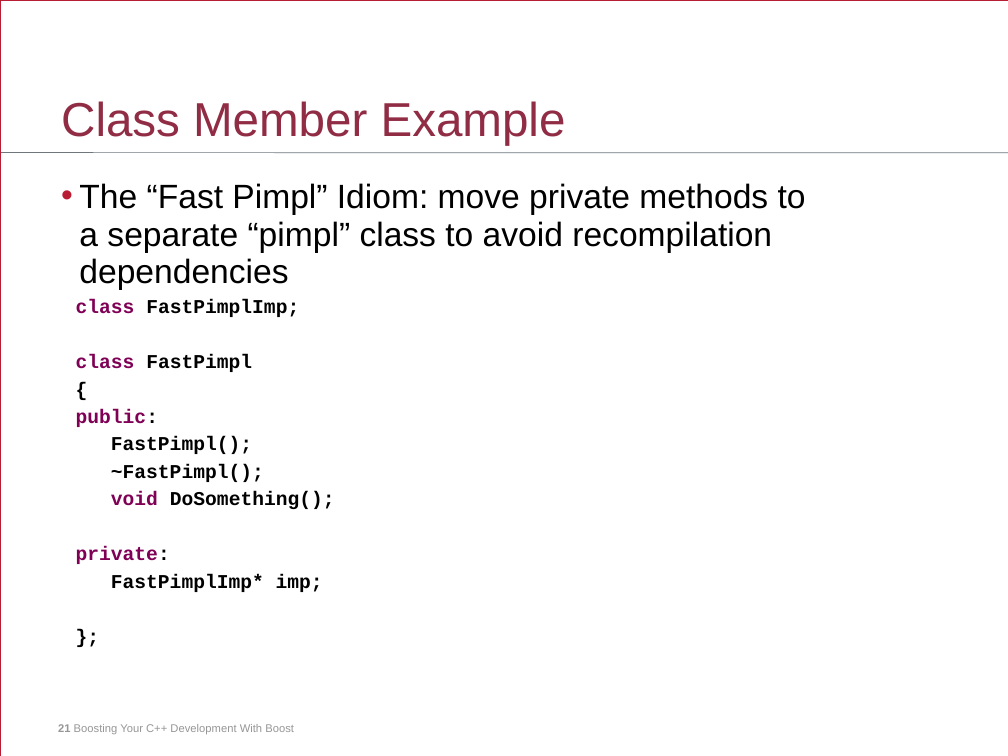
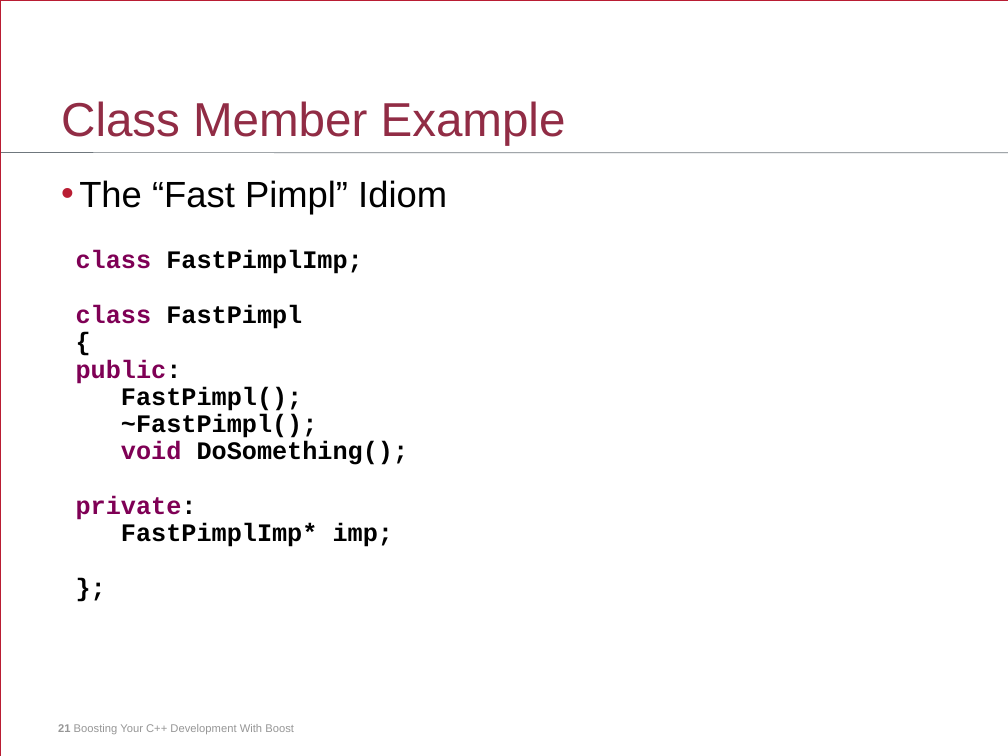
Before and after one commit to jurberg/boost-presentation, a slide deck: slide 21 of boost-presentation.ppt. Drawn at 1008x756 pixels with LibreOffice and Linux fonts; fonts in the diff are those of the drawing. Boxes give left, top, right and bottom in pixels: in the first picture for what was removed or moved away, otherwise in the second. Text is boxed around its words. In the diff, an @@ line names an element or a change of style, - is before the commit and + after.

```diff
--- a/boost-presentation.ppt
+++ b/boost-presentation.ppt
@@ text at (79,180,447,215): text changed; size 24.1 to 26 pt @@
-• The “Fast Pimpl” Idiom: move private methods to a separate “pimpl” class to avoid recompilation dependencies
+• The “Fast Pimpl” Idiom
@@ text "class FastPimplImp;": place and size @@
-text "class FastPimplImp;" at (76,299,335,592)
+text "class FastPimplImp;" at (76,250,409,547)
@@ text "class FastPimplImp;" at (76,250,409,547): size 14 to 18 pt; line spacing 10.9pt to 10.7pt @@
```
Also in this commit, not shown: 79 other slides changed, 6 slides added, 3 slides removed, 1 other file.
